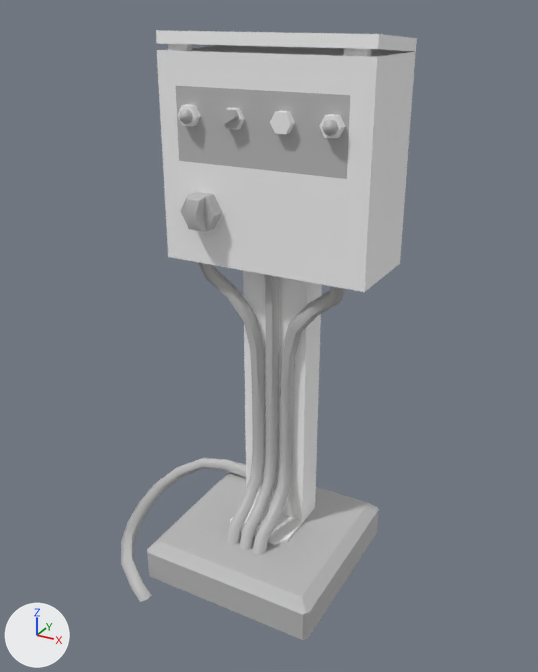
Before and after pictures for a commit that changed the FBX model Assets/Files/Models/Set Dressing/ObstacleDetector.fbx.
Rendered twice from a camera (50 mm lens) standing at (1.48, -2.67, 2.54) and looking at (0.01, 0.0, 1.21). The lights are fixed; the arrows at lower left show +X, +Y and +Z. Where no turn or scale is listed for an object, it has been applied to the vertices.

Objects in the first picture: 'ObstacleDetector'.
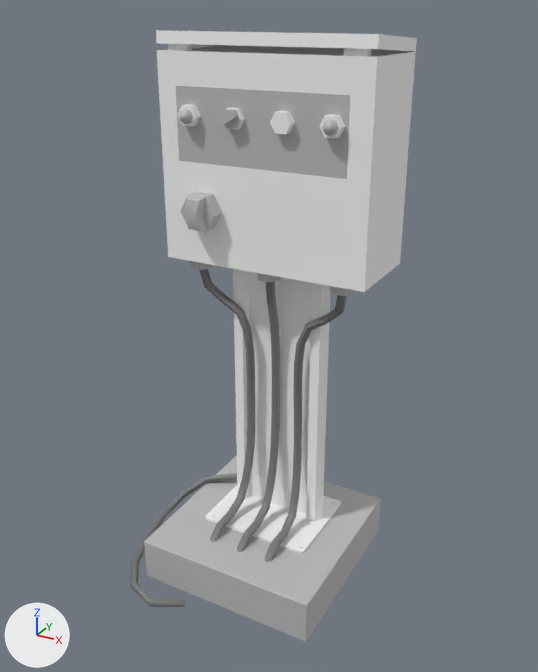
Where the change shows, as pixel boxes [x1, y1, x2, y2] in the pictures (538 x 672 px; the box of a moved part takes in the faces that stretch with it):
'ObstacleDetector', reshaped, moved: before [121, 30, 417, 640]; after [130, 30, 417, 642]
part 1 of me_mesh, rebuilt (18% narrower): before [198, 262, 265, 546]; after [200, 269, 255, 542]
part 2 of me_mesh, rebuilt (11% narrower): before [252, 286, 345, 556]; after [264, 295, 347, 562]
part 3 of me_mesh, rebuilt (7% wider): before [239, 274, 279, 551]; after [237, 281, 280, 552]
part 4 of me_mesh, rebuilt: before [147, 463, 379, 640]; after [144, 456, 381, 642]
part 5 of me_mesh, moved or reshaped: before [121, 270, 322, 602]; after [130, 261, 355, 607]

Edits to the bpy script that builds the scene:
```text
Add mat_cable:
    mat_cable = principled_material('Cable')
    mat_cable.base_color = (0.187, 0.187, 0.187)  # grey #787878
Change me_mesh:
    used by ob_obstacledetector; location = (0.0, 0.0, 0.0)
    remove me_mesh.from_pydata(...)  # 654 vertices, 590 faces; spans x -0.75..0.47, y -0.57..0.43, z -0.05..2.46
    add me_mesh.from_pydata(...)  # 864 vertices, 775 faces; spans x -0.56..0.47, y -0.52..0.52, z -0.04..2.46
    me_mesh part 1: the loose piece of 78 vertices spanning x -0.39..-0.04, y -0.26..0.08, z 0.15..1.57 is rebuilt with 108 vertices and now spans x -0.37..-0.11, y -0.22..0.17, z 0.17..1.52, in mat_cable (grey #787878)
    me_mesh part 2: the loose piece of 78 vertices spanning x 0.04..0.39, y -0.26..0.08, z 0.15..1.57 is rebuilt with 108 vertices and now spans x 0.11..0.37, y -0.22..0.17, z 0.17..1.52, in mat_cable (grey #787878)
    me_mesh part 3: the loose piece of 66 vertices spanning x -0.04..0.04, y -0.26..0.08, z 0.15..1.57 is rebuilt with 102 vertices and now spans x -0.02..0.02, y -0.22..0.19, z 0.17..1.51, in mat_cable (grey #787878)
    me_mesh part 4: the loose piece of 24 vertices spanning x -0.43..0.43, y -0.43..0.43, z 0.0..0.19 is rebuilt with 24 vertices and now spans x -0.44..0.44, y -0.35..0.52, z 0.0..0.21
    me_mesh part 5: 2 vertices moved within x -0.06..-0.03, y 0.3, z 0.32..0.34; 150 vertices removed from x -0.75..0.16, y -0.57..0.32, z -0.05..1.8; 238 vertices added at x -0.56..0.4, y -0.52..0.38, z -0.04..1.58
    add me_mesh.materials.append(mat_cable)  # grey #787878
Change ob_obstacledetector:
    ob_obstacledetector.location: (0.0, 0.0, 0.0) -> (0.0, -0.081, 0.0)
```
